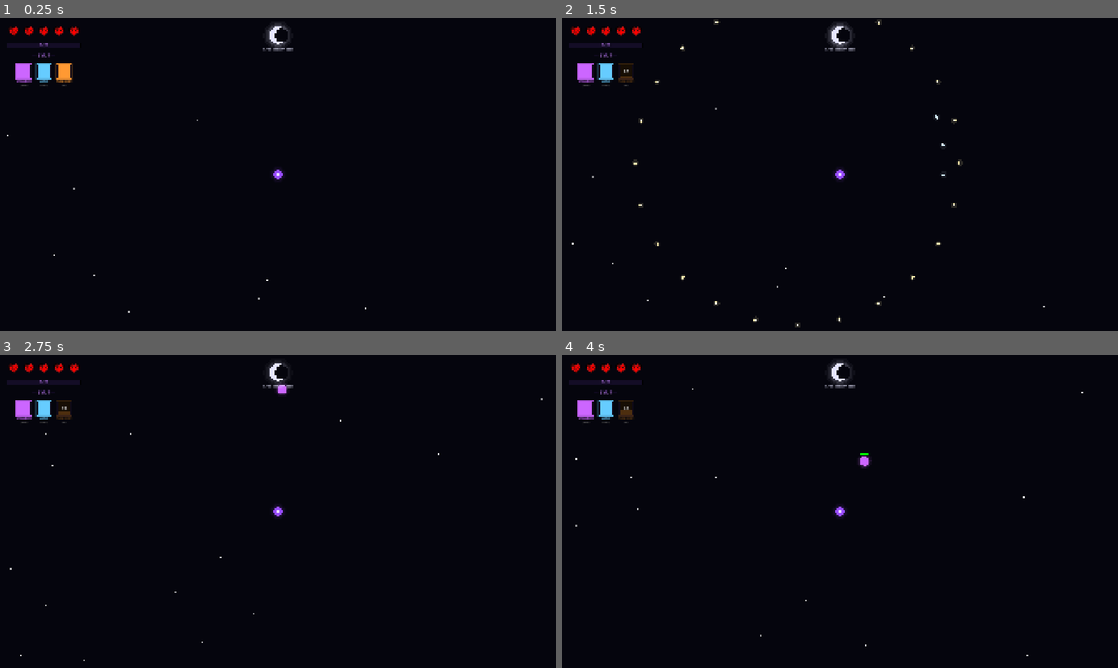
Above: before the commit, frames 1-4 (two rows, left to right).
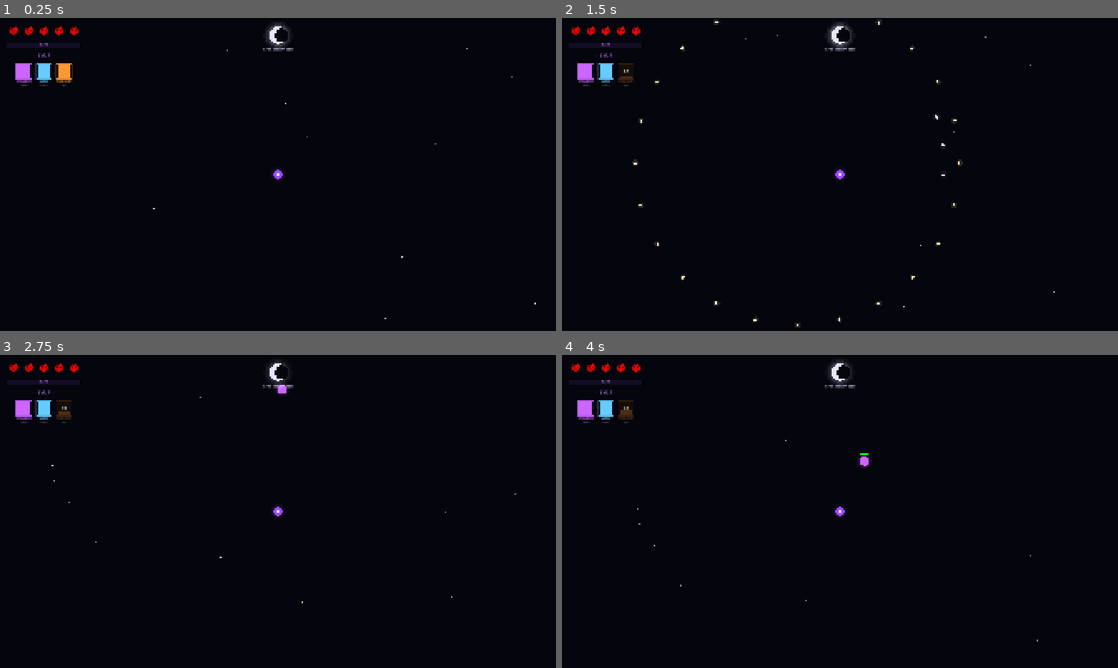
Above: after the commit, the same moments.

Repository: Himanshu-Jorwal/Disorder
Game: Godot game, scene res://Scenes/Game/world.tscn
Two runs of this game, one before a commit and one after it. Both use one fixed random seed, a clock stepped at 60 frames per second and the inputs below. This scene is started directly instead of the project's main scene.
Inputs (mouse positions are in pixels of both pictures, inside the frame that each line leads up to):
- Up to frame 1 (0.25 s): no input
- Up to frame 2 (1.5 s): tap Enter at 0.5 s; move the mouse to (962, 158) at 0.52 s; hold D 0.53-1.28 s; hold X 0.53-1.28 s; click (962, 158) at 0.67 s; move the mouse to (728, 190) at 1.27 s; hold S from 1.28 s (still down); tap X at 1.35 s
- Up to frame 3 (2.75 s): move the mouse to (333, 442) at 2.02 s; release S at 2.03 s; hold D from 2.03 s (still down); hold X from 2.03 s (still down)
- Up to frame 4 (4 s): move the mouse to (812, 574) at 2.77 s; release D at 2.78 s; release X at 2.78 s; hold W 2.78-3.53 s; tap X at 2.85 s; click (812, 574) at 2.92 s; move the mouse to (1006, 558) at 3.52 s; hold A from 3.53 s (still down); hold X from 3.53 s (still down)

The runs differ from the first frame. In frame 1, less than 0.1% of the frame differs, in the area x 1-97%, y 9-97%; in frame 2, less than 0.1%; in frame 3, less than 0.1%; in frame 4, less than 0.1%.
Error in both runs: Invalid call. Nonexistent function 'get_character' in base 'Nil'. (res://Scripts/Game/player.gd:162)

Commit message:
Add twinkling stars and moon-phase tinting to background

Diff:
--- a/Disorder-0.0.1/Scripts/World/background.gd
+++ b/Disorder-0.0.1/Scripts/World/background.gd
@@ -3,20 +3,61 @@
 var stars = []
 const STAR_COUNT = 200
 
+var time = 0.0
+var current_bg_color = Color(0.02, 0.02, 0.05)
+var target_bg_color = Color(0.02, 0.02, 0.05)
+
+# Subtle base tint per moon phase — index matches MoonPhaseManager phases
+const PHASE_TINTS = [
+	Color(0.02, 0.02, 0.05),  # 0 CRESCENT — baseline
+	Color(0.03, 0.03, 0.06),  # 1 HALF — slightly brighter
+	Color(0.05, 0.045, 0.03), # 2 FULL — warm gold undertone
+	Color(0.06, 0.02, 0.02),  # 3 BLOOD — red undertone
+	Color(0.02, 0.03, 0.07),  # 4 BLUE — cool blue undertone
+	Color(0.01, 0.01, 0.02),  # 5 NEW — near black
+]
+
 func _ready():
 	randomize()
+
 	for i in range(STAR_COUNT):
+		var size = randf_range(1.0, 3.0)
+		# Closer (bigger) stars tend brighter, distant (smaller) ones dimmer
+		var depth_brightness = lerp(0.35, 1.0, (size - 1.0) / 2.0)
+		var jitter = randf_range(-0.15, 0.15)
+
+		var tint_roll = randf()
+		var tint = Color(1, 1, 1)
+		if tint_roll < 0.15:
+			tint = Color(0.75, 0.82, 1.0)   # pale blue
+		elif tint_roll < 0.25:
+			tint = Color(1.0, 0.9, 0.75)    # warm white
+
 		stars.append({
 			"pos": Vector2(randf_range(-2000, 2000), randf_range(-2000, 2000)),
-			"size": randf_range(1.0, 3.0),
-			"brightness": randf_range(0.4, 1.0)
+			"size": size,
+			"brightness": clamp(depth_brightness + jitter, 0.15, 1.0),
+			"tint": tint,
+			"twinkle_speed": randf_range(0.5, 2.0),
+			"twinkle_offset": randf_range(0.0, TAU),
 		})
 
+func set_phase(phase):
+	if phase >= 0 and phase < PHASE_TINTS.size():
+		target_bg_color = PHASE_TINTS[phase]
+
+func _process(delta):
+	time += delta
+	current_bg_color = current_bg_color.lerp(target_bg_color, delta * 1.5)
+	queue_redraw()
+
 func _draw():
-	# Deep space background
-	draw_rect(Rect2(-4000, -4000, 8000, 8000), Color(0.02, 0.02, 0.05))
+	# Deep space background — smoothly shifts tone with the current moon phase
+	draw_rect(Rect2(-4000, -4000, 8000, 8000), current_bg_color)
 
-	# Stars
+	# Twinkling stars
 	for star in stars:
-		var col = Color(1, 1, 1, star.brightness)
+		var twinkle = 0.75 + 0.25 * sin(time * star.twinkle_speed + star.twinkle_offset)
+		var b = star.brightness * twinkle
+		var col = Color(star.tint.r, star.tint.g, star.tint.b, b)
 		draw_circle(star.pos, star.size, col)
